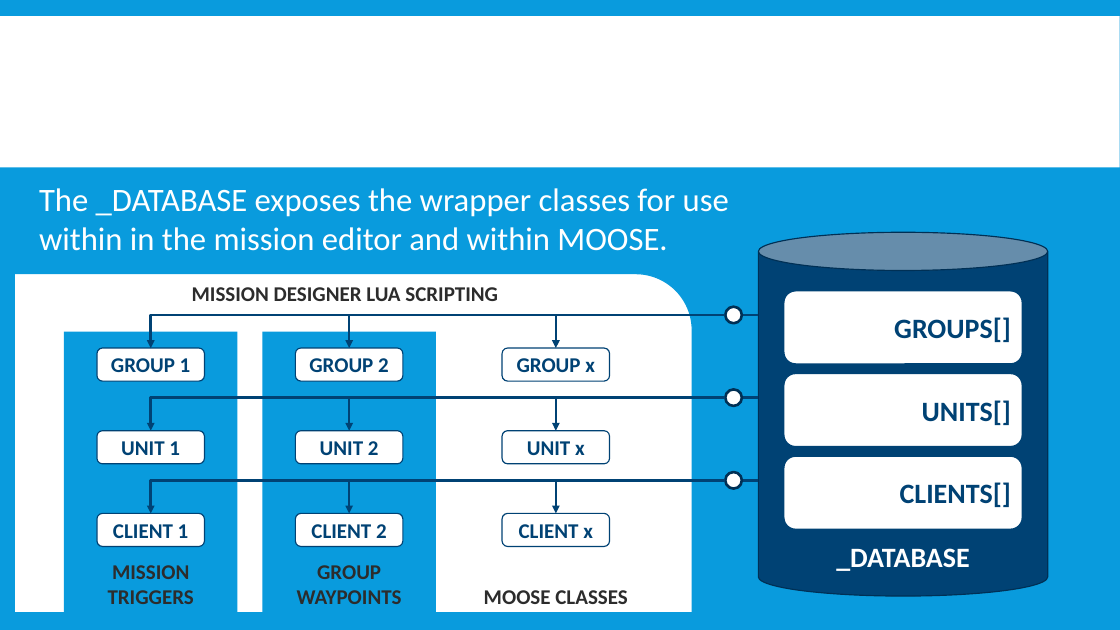
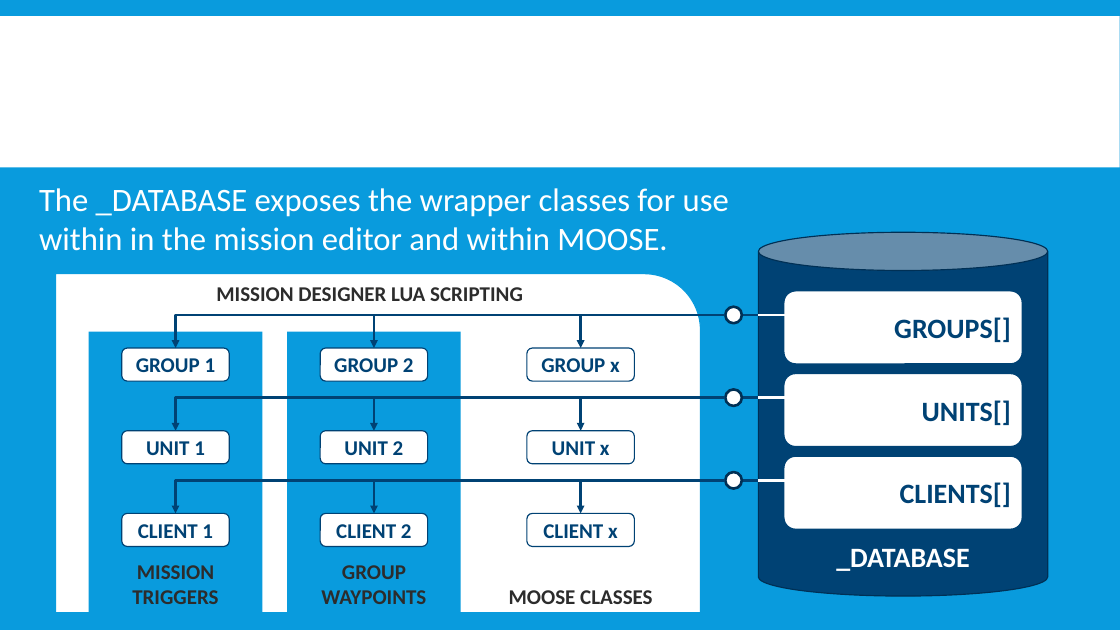
Before and after one commit to FlightControl-Master/MOOSE, a slide deck: slide 14 of Presentations/DCS World - MOOSE - Development - Part 3 - The DATABASE - UNIT - CLIENT - GROUP - ZONE, .pptx. Drawn at 1120x630 pixels with LibreOffice and Linux fonts; fonts in the diff are those of the drawing; background and template pictures are left out. Boxes give left, top, right and bottom in pixels: in the first picture for what was removed or moved away, otherwise in the second. Text is boxed around its words. In the diff, an @@ line names an element or a change of style, - is before the commit and + after.

Commit message:
Presentation progress

```diff
--- a/Presentations/DCS World - MOOSE - Development - Part 3 - The DATABASE - UNIT - CLIENT - GROUP - ZONE, .pptx
+++ b/Presentations/DCS World - MOOSE - Development - Part 3 - The DATABASE - UNIT - CLIENT - GROUP - ZONE, .pptx
@@ round rect "MISSION DESIGNER LUA SCRIPTING": place and size @@
-round rect "MISSION DESIGNER LUA SCRIPTING" at bbox=[14, 274, 692, 613]
+round rect "MISSION DESIGNER LUA SCRIPTING" at bbox=[55, 274, 701, 613]
@@ elbow arrow moved from (726, 315) - (150, 348) to (726, 315) - (176, 348) @@
@@ elbow arrow moved from (726, 315) - (350, 348) to (726, 315) - (374, 348) @@
@@ elbow arrow moved from (726, 315) - (556, 348) to (726, 315) - (581, 348) @@
@@ line added from (759, 315) to (791, 315), #FFFFFF 2.25 pt @@
@@ 9 rounded rectangles, 2 rectangles, 1 text: place and size @@
-9 rounded rectangles, 2 rectangles, 1 text at bbox=[64, 332, 627, 613]
+9 rounded rectangles, 2 rectangles, 1 text at bbox=[89, 332, 652, 613]
@@ elbow arrow moved from (726, 397) - (150, 431) to (726, 397) - (176, 431) @@
@@ elbow arrow moved from (726, 397) - (350, 431) to (726, 397) - (374, 431) @@
@@ elbow arrow moved from (726, 397) - (556, 431) to (726, 397) - (581, 431) @@
@@ line added from (759, 397) to (791, 397), #FFFFFF 2.25 pt @@
@@ elbow arrow moved from (726, 481) - (150, 513) to (726, 481) - (176, 513) @@
@@ elbow arrow moved from (726, 481) - (350, 513) to (726, 481) - (374, 513) @@
@@ elbow arrow moved from (726, 481) - (556, 513) to (726, 481) - (581, 513) @@
@@ line added from (759, 481) to (791, 481), #FFFFFF 2.25 pt @@
```
Also in this commit, not shown: 1 other slide changed, 1 slide added.
